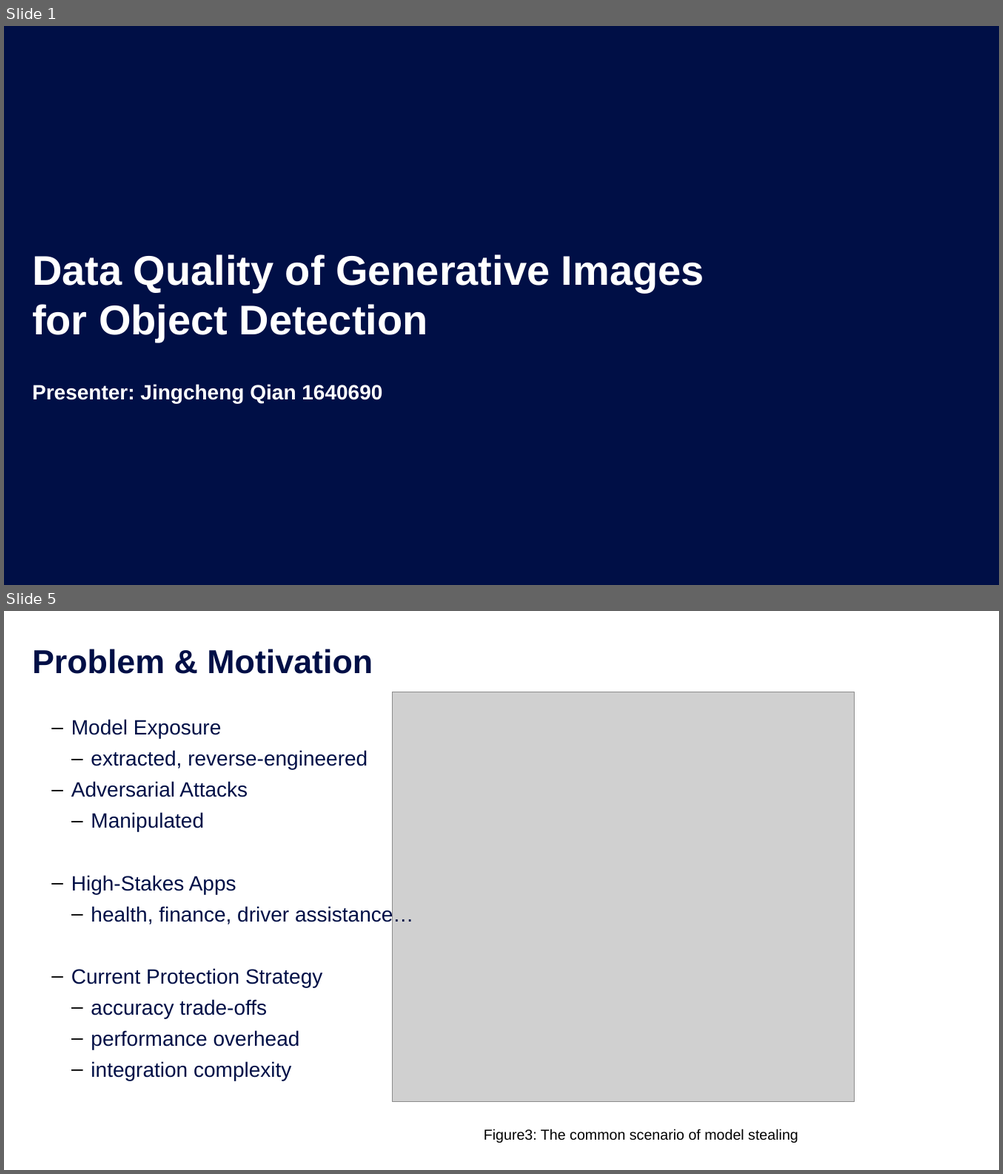
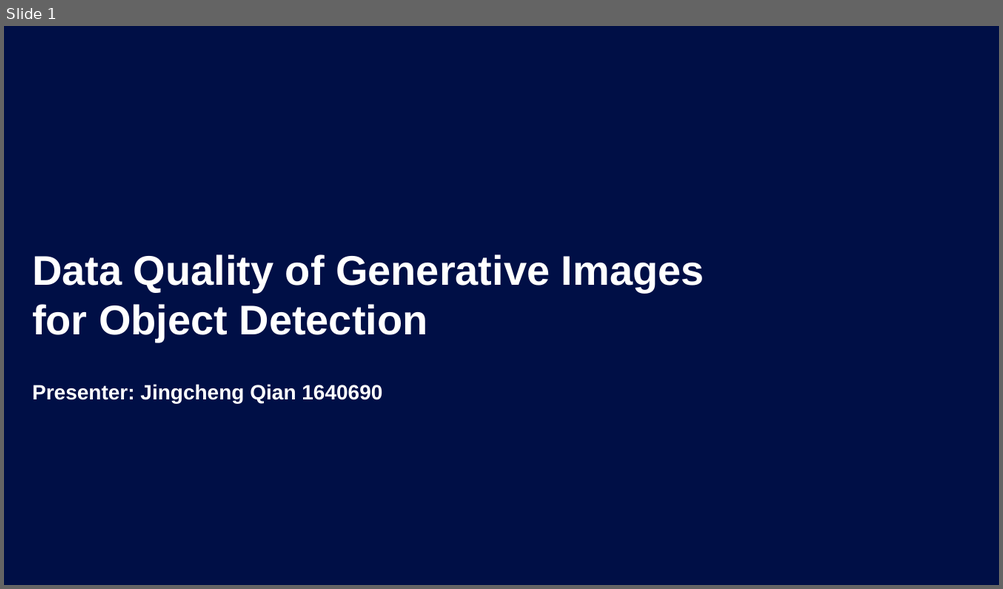
Before and after one commit to chengchengchenchen/MCS-Research-Project, a slide deck: doc/Presentation.pptx. Shown one above the other, each under a label of ours: slides 1 and 5 before the commit, slide 1 after it; the slides between them are not shown. The pictures are 1003x1174 and 1003x589 pixels, drawn with LibreOffice and Linux fonts; fonts in the diff are those of the drawing; grey boxes stand for pictures; background and template pictures are left out. Boxes give left, top, right and bottom in pixels: in the first picture for what was removed or moved away, otherwise in the second. Text is boxed around its words. In the diff, an @@ line names an element or a change of style, - is before the commit and + after.

```diff
--- a/doc/Presentation.pptx
+++ b/doc/Presentation.pptx
@@ slide 5 removed at <box>4,611,999,1170</box>, background #FFFFFF @@
@@ title removed at <box>32,649,373,674</box> @@
-Problem & Motivation
@@ picture removed at <box>392,692,854,1102</box> @@
@@ text removed at <box>71,719,413,1081</box> @@
-      ‒ Model Exposure
-        ‒ extracted, reverse-engineered
-      ‒ Adversarial Attacks
-        ‒ Manipulated
-      ‒ High-Stakes Apps
-        ‒ health, finance, driver assistance…
-      ‒ Current Protection Strategy
-        ‒ accuracy trade-offs
-        ‒ performance overhead
-        ‒ integration complexity
@@ text removed at <box>484,1129,798,1143</box> @@
-    Figure3: The common scenario of model stealing
```
Also in this commit, not shown: 17 slides added, 6 other slides removed, 15 other files.
